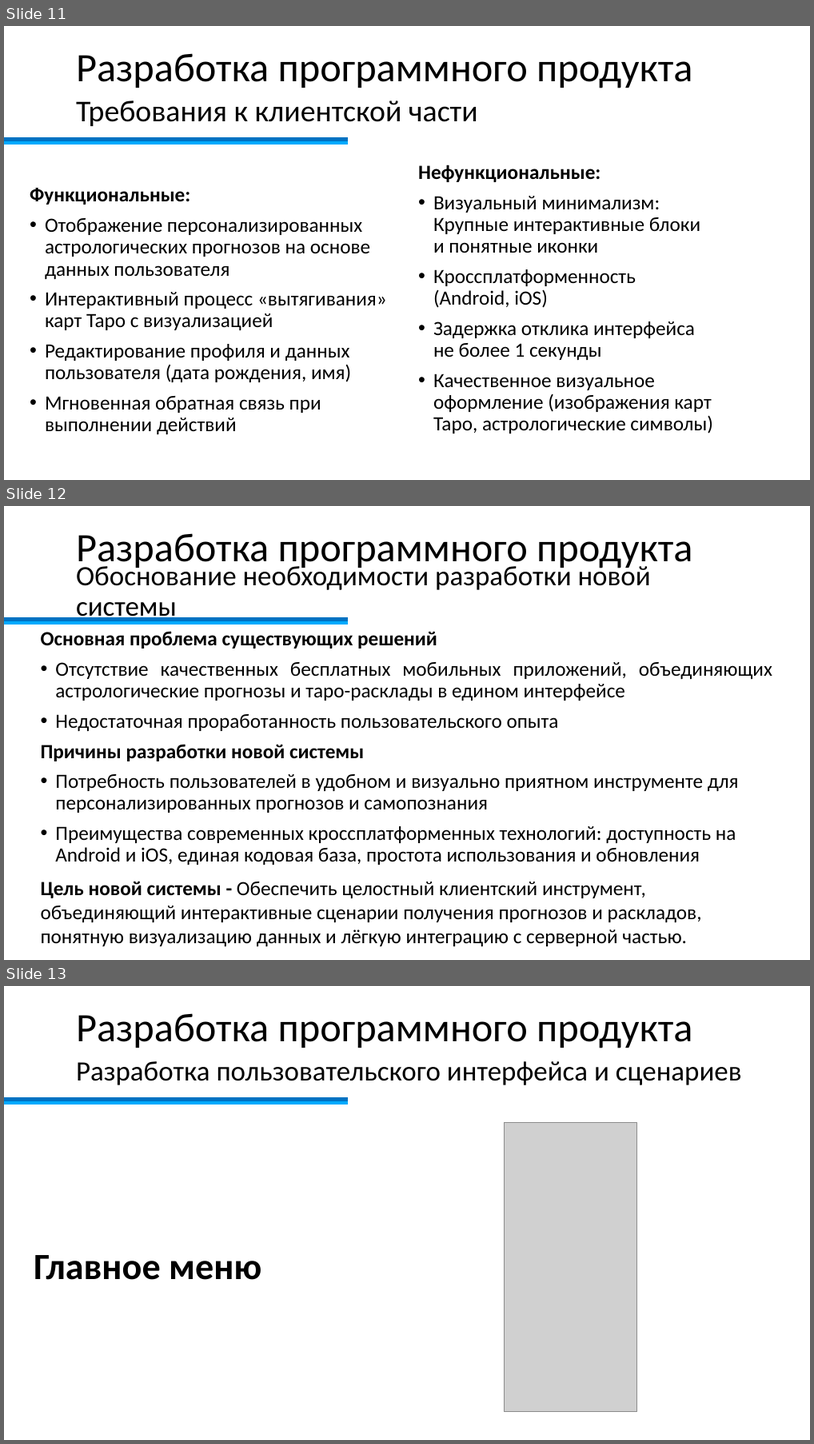
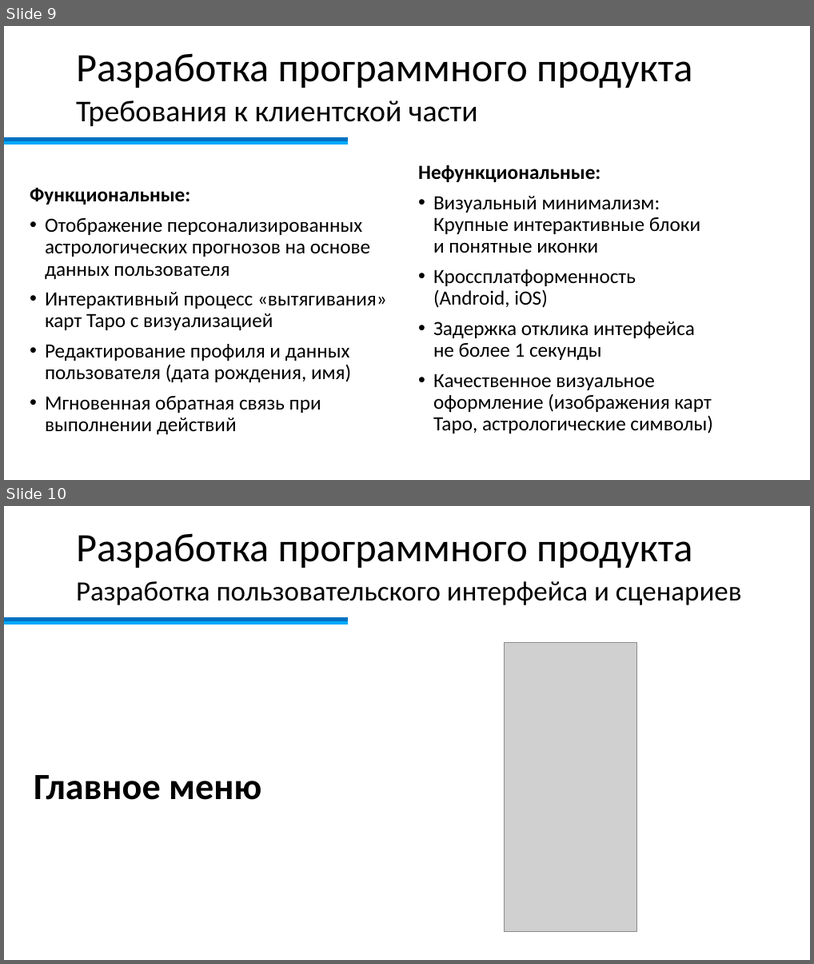
Before and after one commit to Enionis/Diplom, a slide deck: Сараева_Предзащита_ДО_ред.pptx. Shown one above the other, each under a label of ours: slides 11, 12 and 13 before the commit, slides 9 and 10 after it. The pictures are 814x1444 and 814x964 pixels, drawn with LibreOffice and Linux fonts; fonts in the diff are those of the drawing; grey boxes stand for pictures; background and template pictures are left out. Boxes give left, top, right and bottom in pixels: in the first picture for what was removed or moved away, otherwise in the second. Text is boxed around its words. In the diff, an @@ line names an element or a change of style, - is before the commit and + after.

```diff
--- a/Сараева_Предзащита_ДО_ред.pptx
+++ b/Сараева_Предзащита_ДО_ред.pptx
@@ slide 12 removed at [4, 506, 810, 960], background #FFFFFF; not listed: 2 template elements that a slide beside it also shows @@
@@ title removed at [76, 533, 693, 571] @@
-Разработка программного продукта
@@ text removed at [76, 562, 651, 623] @@
-Обоснование необходимости разработки новой системы
@@ text removed at [41, 631, 773, 946] @@
-Основная проблема существующих решений
-• Отсутствие качественных бесплатных мобильных приложений, объединяющих астрологические прогнозы и таро-расклады в едином интерфейсе
-• Недостаточная проработанность пользовательского опыта
-Причины разработки новой системы
-• Потребность пользователей в удобном и визуально приятном инструменте для персонализированных прогнозов и самопознания
-• Преимущества современных кроссплатформенных технологий: доступность на Android и iOS, единая кодовая база, простота использования и обновления
-Цель новой системы - Обеспечить целостный клиентский инструмент, объединяющий интерактивные сценарии получения прогнозов и раскладов, понятную визуализацию данных и лёгкую интеграцию с серверной частью.
@@ what was slide 11 is now slide 9 @@
@@ what was slide 13 is now slide 10 @@
```
Also in this commit, not shown: 1 slide changed, 2 other slides removed.
